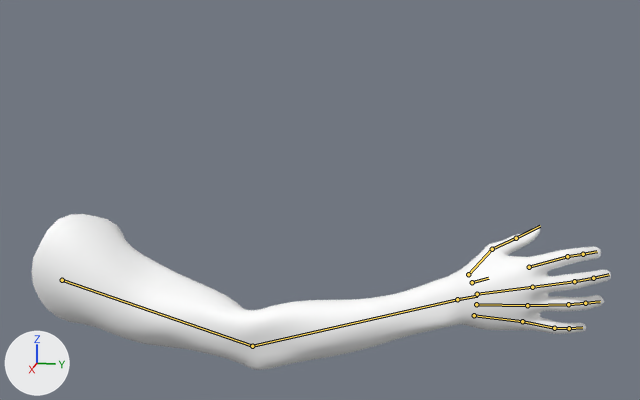
The glTF model src/kyro/scenes/player/arm/arm.gltf as it was, and as the next commit left it.
One viewpoint serves both versions: a camera (50 mm lens) standing at (0.922, 0.5, 0.392) and looking at (-0.037, 0.308, 0.152). The axes (+X, +Y, +Z) are drawn at lower left. The lights are the same throughout. The bones that bend it are drawn over the model as lines.

Names of what the first picture shows: 'Arm'.
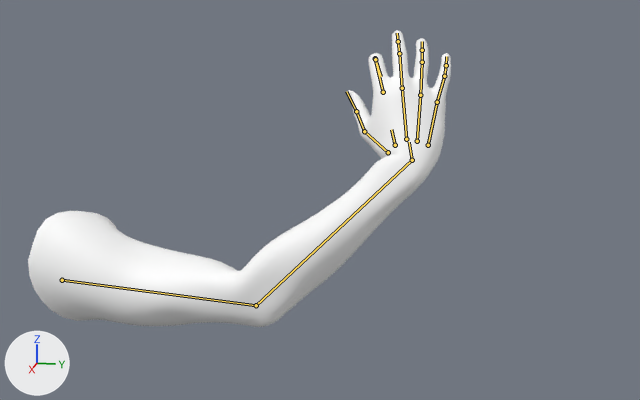
The newer file adds an action. The first version stands in its rest pose; the second is drawn at frame 3 of the action 'Shoot'.

Where the change shows, as pixel boxes (x1, y1, x2, y2) in the pictures (640 x 400 px):
'Arm', posed (27% narrower, 90% taller)
    before: (32, 214, 611, 370)
    after: (28, 30, 451, 327)
bone 'upper_arm.R', root to tip
    before: (62, 280) to (252, 346)
    after: (62, 280) to (256, 305)
bone 'forearm.R', root to tip
    before: (252, 346) to (457, 299)
    after: (256, 305) to (412, 160)
bone 'hand.R', root to tip
    before: (457, 299) to (477, 296)
    after: (412, 160) to (409, 142)
bone 'f_index.02.R', root to tip
    before: (567, 256) to (583, 254)
    after: (375, 58) to (375, 59)
bone 'f_index.03.R', root to tip
    before: (583, 254) to (597, 251)
    after: (375, 59) to (381, 76)

The edits, one by one:
Bone 'upper_arm.R' (bone_upper_arm_r) turns from (0, 0, 0) to (0, 0, -12) degrees about its own x, y and z.
Bone 'forearm.R' (bone_forearm_r) turns from (0, 0, 0) to (0, 0, -17) degrees about its own x, y and z.
Bone 'hand.R' (bone_hand_r) turns from (0, 0, 0) to (0, 0, -61) degrees about its own x, y and z.
Bone 'f_index.02.R' (bone_f_index_02_r) turns from (0, 0, 0) to (36, 0, 0) degrees about its own x, y and z.
Bone 'f_index.03.R' (bone_f_index_03_r) turns from (0, 0, 0) to (56, 0, 0) degrees about its own x, y and z.
